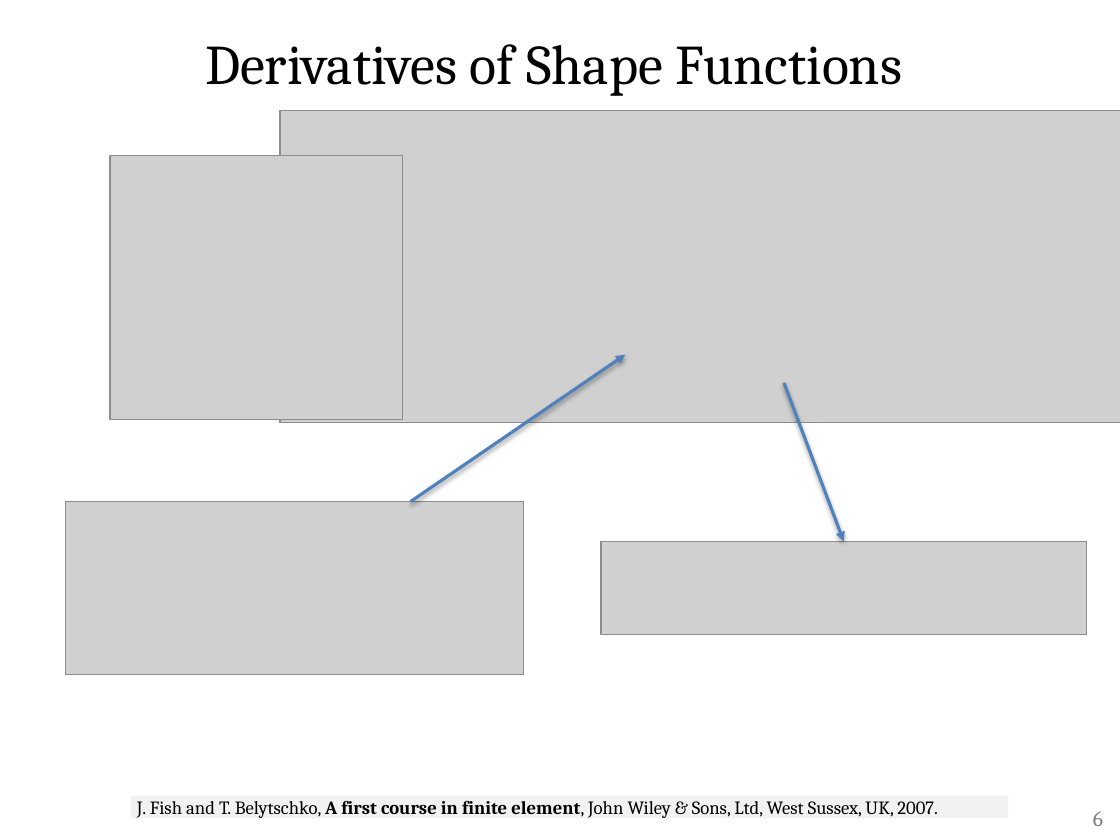
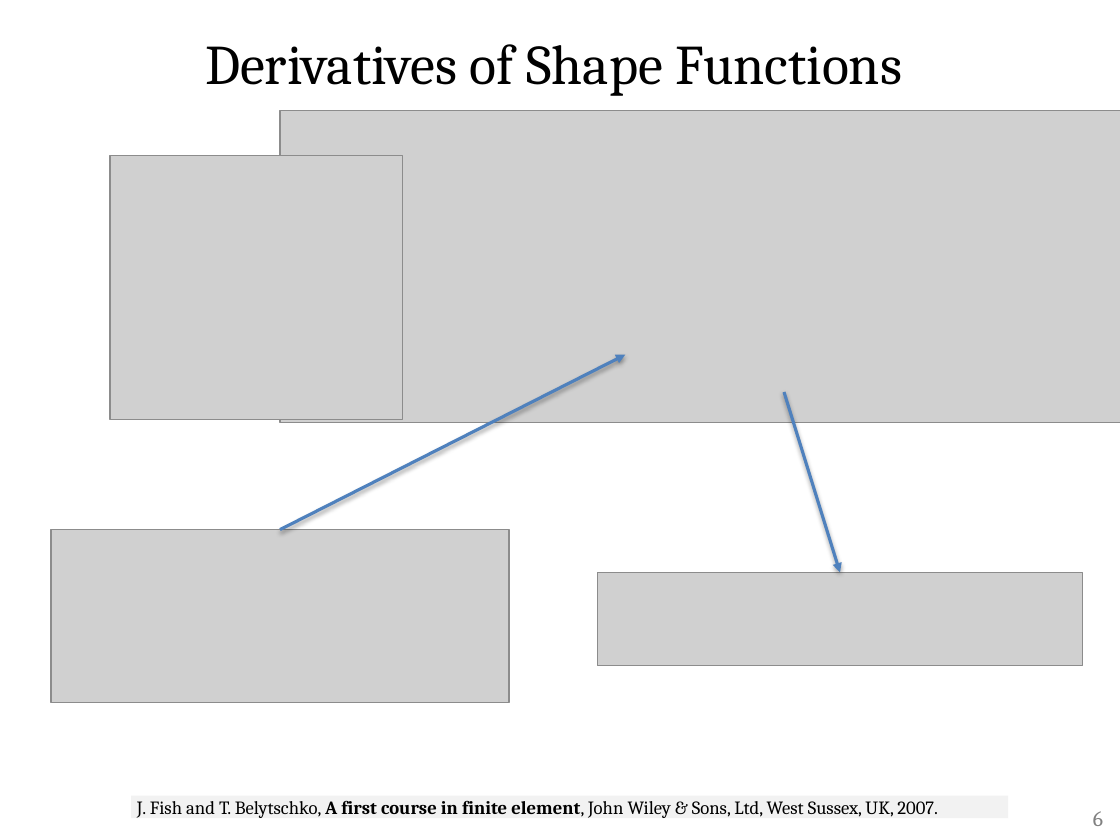
Before and after one commit to ChengHauYang/HPC, a slide deck: slide 6 of final_project/cheng_hau.pptx. Drawn at 1120x840 pixels with LibreOffice and Linux fonts; fonts in the diff are those of the drawing; grey boxes stand for pictures. Boxes give left, top, right and bottom in pixels: in the first picture for what was removed or moved away, otherwise in the second. Text is boxed around its words. In the diff, an @@ line names an element or a change of style, - is before the commit and + after.

```diff
--- a/final_project/cheng_hau.pptx
+++ b/final_project/cheng_hau.pptx
@@ arrow moved from (411, 502) - (625, 355) to (280, 530) - (625, 355) @@
@@ arrow moved from (784, 383) - (843, 541) to (784, 392) - (840, 572) @@
@@ picture: place and size @@
-picture at box(65, 502, 523, 674)
+picture at box(50, 530, 508, 702)
@@ picture: place and size @@
-picture at box(601, 541, 1086, 634)
+picture at box(597, 572, 1082, 665)
```
Also in this commit, not shown: 2 other slides changed.
